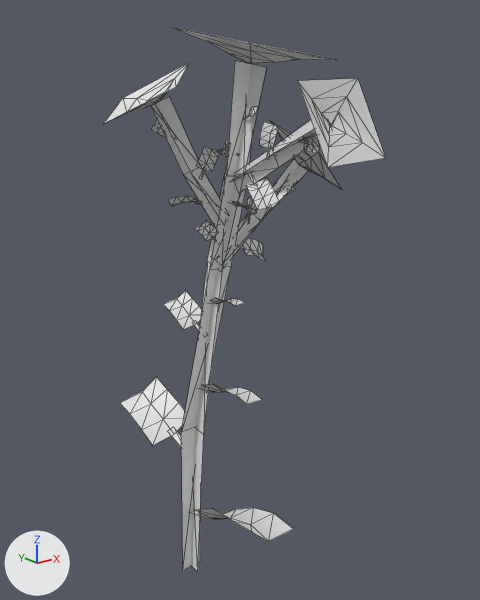
A saved change to the glTF model res/models/purpleflower/purpleflower.gltf.
Rendered twice from a 50 mm lens placed at (-0.23, -0.345, 0.336), pointed at (0.015, -0.039, 0.213). The axes (+X, +Y, +Z) are drawn at lower left. The lights are the same throughout. The older version comes first. Mesh edges are drawn as thin lines. Vertices at exactly the same position are counted once.

Names of what the first picture shows: 'PurpleFlower_1'.
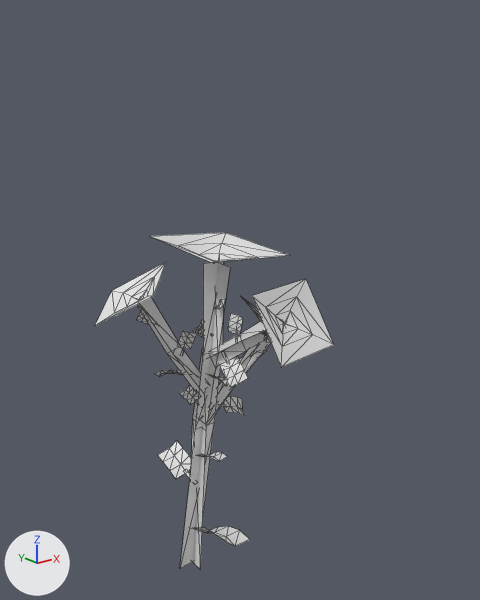
What differs and where, as boxes [x1, y1, x2, y2] in the pictures (480 x 600 px):
'PurpleFlower_1', reshaped, moved, turned: before [104, 28, 386, 572]; after [95, 233, 334, 569]
part 1 of me_plane_002, deleted: before [120, 377, 185, 445]
part 2 of me_plane_002, deleted: before [196, 508, 293, 541]
part 3 of me_plane_002, deleted (mostly hidden): before [171, 432, 181, 447]
part 4 of me_plane_002, deleted: before [181, 428, 203, 572]

What changed in the scene script:
```text
Change me_plane_002:
    used by ob_purpleflower_1; location = (0.0, 0.0, 0.0)
    verts and faces of me_plane_002; kept vertices keep their numbers, new ones are numbered from 444
    before: 1 (0.0, 0.008, 0.0), 2 (0.0, -0.008, 0.0) at pixel (197, 571), 4 (0.0, -0.002, 0.119), 6 (0.0, -0.018, 0.117) at pixel (203, 434), 11 (0.008, 0.0, 0.0) at pixel (200, 561)
    before: 12 (-0.008, 0.0, 0.0) at pixel (182, 570), 14 (0.005, -0.009, 0.118), 16 (-0.011, -0.009, 0.118) at pixel (181, 432)
    remove me_plane_002.from_pydata(...)  # 444 vertices, 450 faces; spans x -0.068..0.072, y -0.136..0.052, z 0.0..0.368
    add me_plane_002.from_pydata(...)  # 408 vertices, 418 faces; spans x -0.068..0.072, y -0.136..0.004, z 0.117..0.368
    me_plane_002 part 1: the loose piece of 12 vertices spanning x -0.025..0.008, y 0.009..0.052, z 0.103..0.135 is deleted
    me_plane_002 part 2: the loose piece of 12 vertices spanning x -0.012..0.031, y -0.077..-0.022, z 0.051..0.076 is deleted
    me_plane_002 part 3: the loose piece of 4 vertices spanning x -0.007..0.001, y -0.006..0.017, z 0.096..0.109 is deleted
    me_plane_002 part 4
    add delete_vertices([1, 2, 11, 12])  # with the faces that use them
    other edits to the shape of me_plane_002 do not show in these pictures
Change ob_purpleflower_1:
    ob_purpleflower_1.location: (0.0, 0.0, 0.0) -> (0.0031, 0.0, -0.1184)
    ob_purpleflower_1.rotation_euler: (0.0, 0.0, 0.0) -> (-0.0999, 0.0, 0.0)  # degrees (0, 0, 0) -> degrees (-5.7, 0, 0)
```
